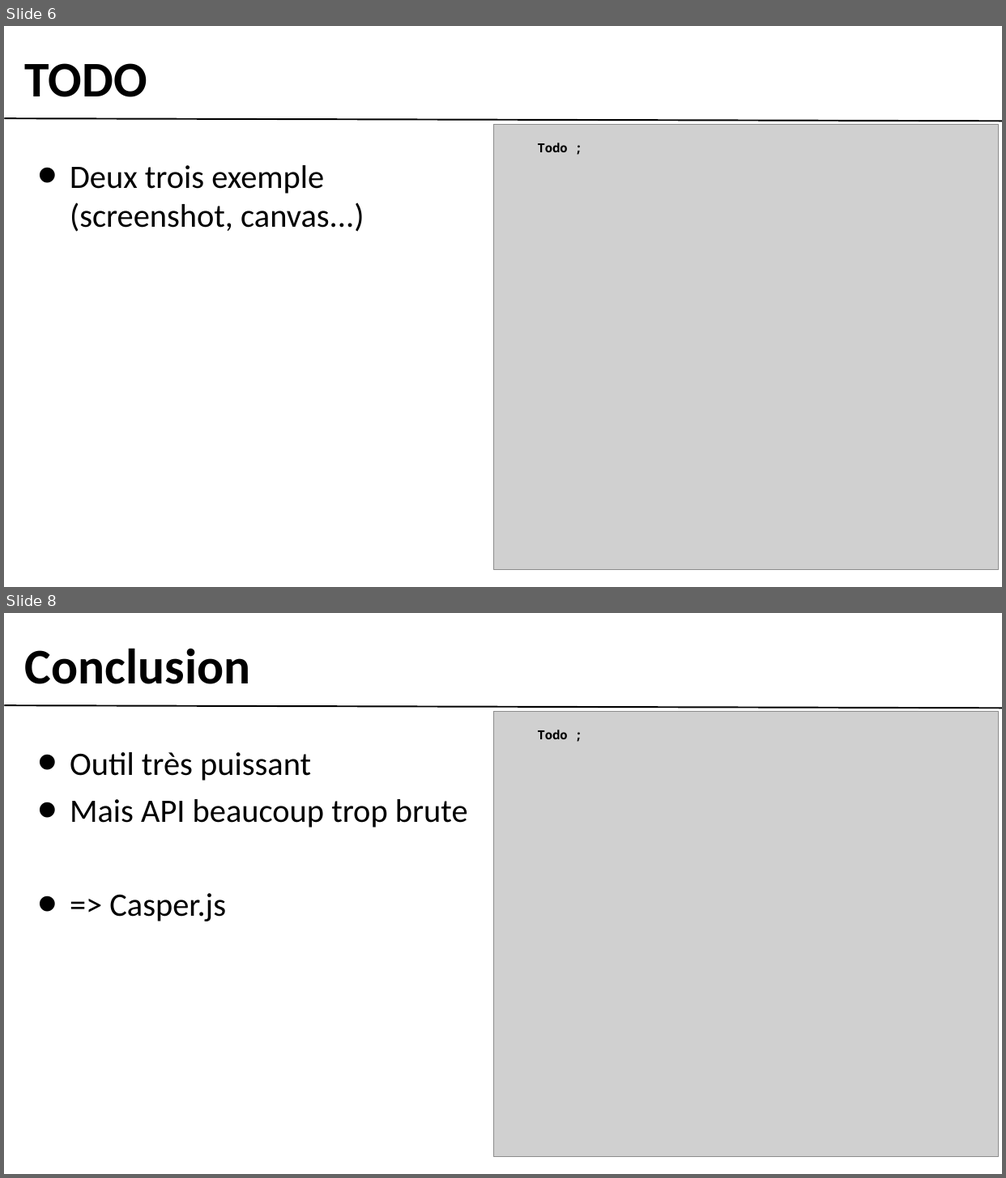
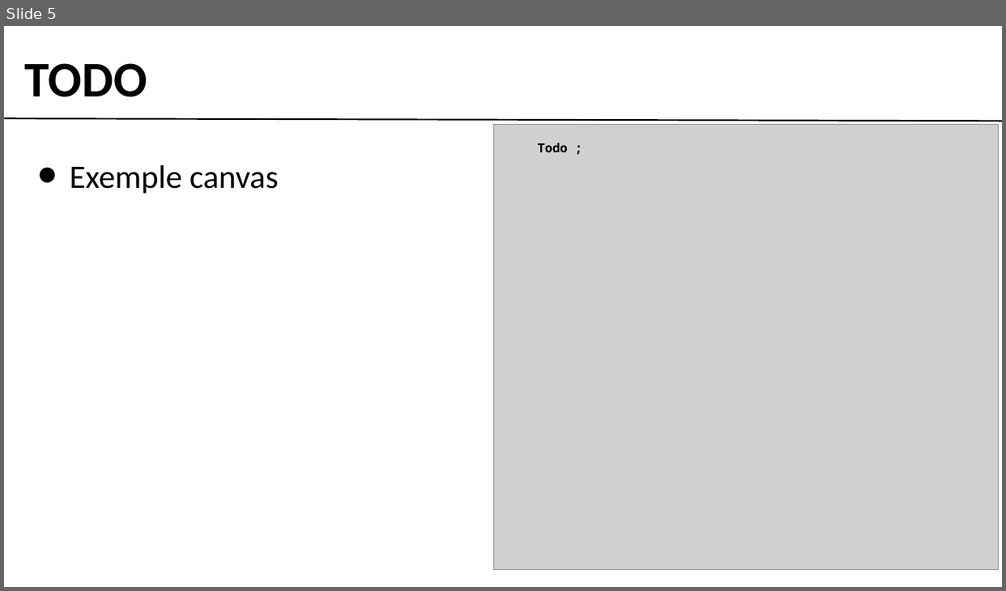
Before and after one commit to gobengo/devoxx-panorama-js-testing, a slide deck: doc/phantom_part.ppt. Shown one above the other, each under a label of ours: slides 6 and 8 before the commit, slide 5 after it; the slides between them are not shown. The pictures are 1006x1178 and 1006x591 pixels, drawn with LibreOffice and Linux fonts; fonts in the diff are those of the drawing; grey boxes stand for pictures; background and template pictures are left out. Boxes give left, top, right and bottom in pixels: in the first picture for what was removed or moved away, otherwise in the second. Text is boxed around its words. In the diff, an @@ line names an element or a change of style, - is before the commit and + after.

Commit message:
updating casper and phantom slides

```diff
--- a/doc/phantom_part.ppt
+++ b/doc/phantom_part.ppt
@@ slide 8 removed at (4, 613, 1002, 1174), background #FFFFFF; not listed: 1 template element that a slide beside it also shows @@
@@ text removed at (25, 648, 250, 684) @@
-Conclusion
@@ picture removed at (494, 712, 999, 1157) @@
@@ text removed at (538, 730, 568, 739) @@
-Todo ;
@@ text removed at (70, 752, 468, 922) @@
-• Outil très puissant
-• Mais API beaucoup trop brute
-• => Casper.js
@@ what was slide 6 is now slide 5 @@
@@ slide 5 changed as well @@
@@ text at (70, 165, 279, 194): text changed @@
-• Deux trois exemple (screenshot, canvas...)
+• Exemple canvas
```
Also in this commit, not shown: 3 other slides changed, 5 slides added, 2 other slides removed, 1 other file.
